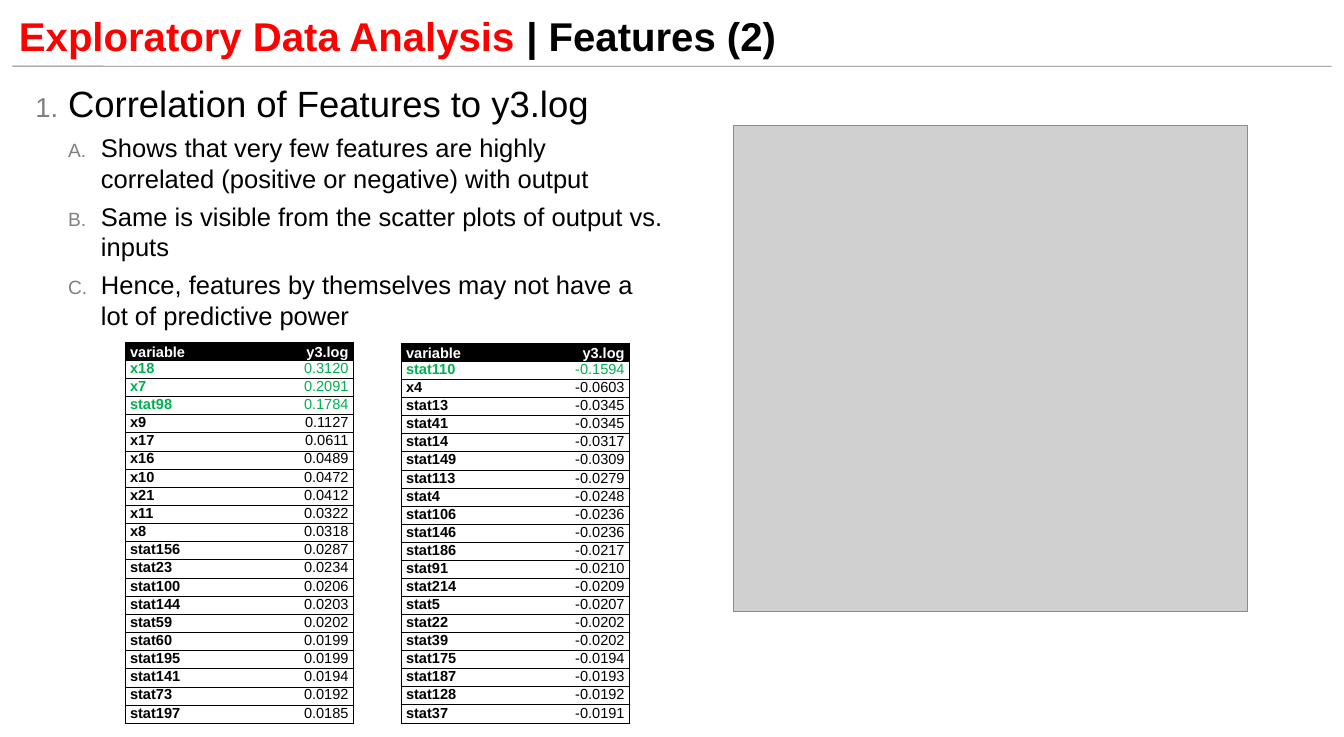
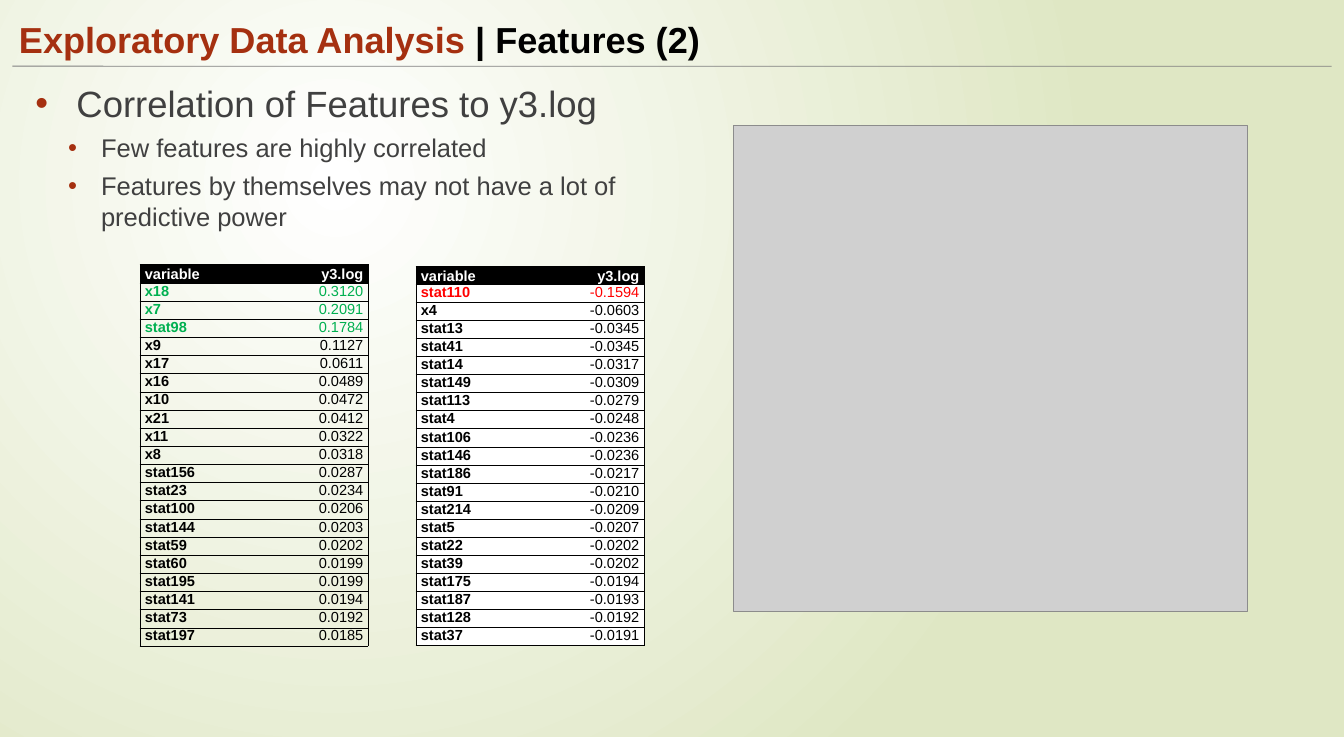
Before and after one commit to ngupta23/DS6372-PredictingPerformanceIntegratedCircuits1, a slide deck: slide 8 of Presentation/MSDS6372_Project1_Presentation.pptx. Drawn at 1344x737 pixels with LibreOffice and Linux fonts; fonts in the diff are those of the drawing; grey boxes stand for pictures. Boxes give left, top, right and bottom in pixels: in the first picture for what was removed or moved away, otherwise in the second. Text is boxed around its words. In the diff, an @@ line names an element or a change of style, - is before the commit and + after.

```diff
--- a/Presentation/MSDS6372_Project1_Presentation.pptx
+++ b/Presentation/MSDS6372_Project1_Presentation.pptx
@@ background #FFFFFF to gradient #FFFFFF to #DFE8C4 @@
@@ title "Exploratory Data Analysis | Features ..." at [19, 26, 700, 60]: size 44 to 39.6 pt; text colour #FF0000 to #A53010 in "Exploratory Data Analysis"; line spacing 0.85 to 1 @@
@@ text at [76, 90, 597, 124]: text colour #000000 to #404040 in "Correlation of Features to y3.log"; bullet 1. to •; bullet colour #808080 to #A53010 @@
@@ text at [101, 138, 615, 232]: text changed; text colour #000000 to #404040 @@
-  A. Shows that very few features are highly correlated (positive or negative) with output
-  B. Same is visible from the scatter plots of output vs. inputs
-  C. Hence, features by themselves may not have a lot of predictive power
+  • Few features are highly correlated
+  • Features by themselves may not have a lot of predictive power
@@ table: place and size @@
-table at [125, 342, 354, 724]
+table at [140, 265, 368, 646]
@@ table: place and size @@
-table at [401, 343, 630, 723]
+table at [416, 267, 645, 646]
@@ table at [416, 267, 645, 646] @@
@@ text colour #00B050 to #FF0000 in "stat110", "-0.1594" @@
```
Also in this commit, not shown: 20 other slides changed, 25 other files.
